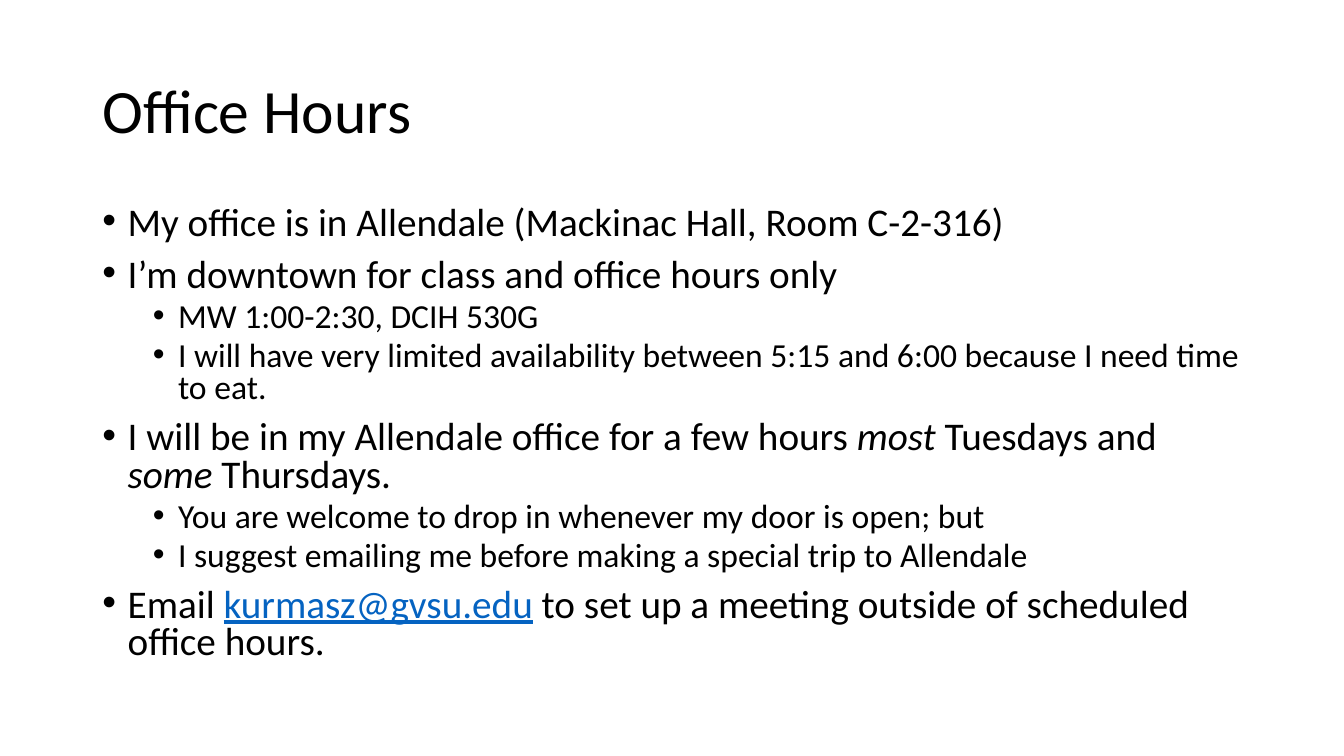
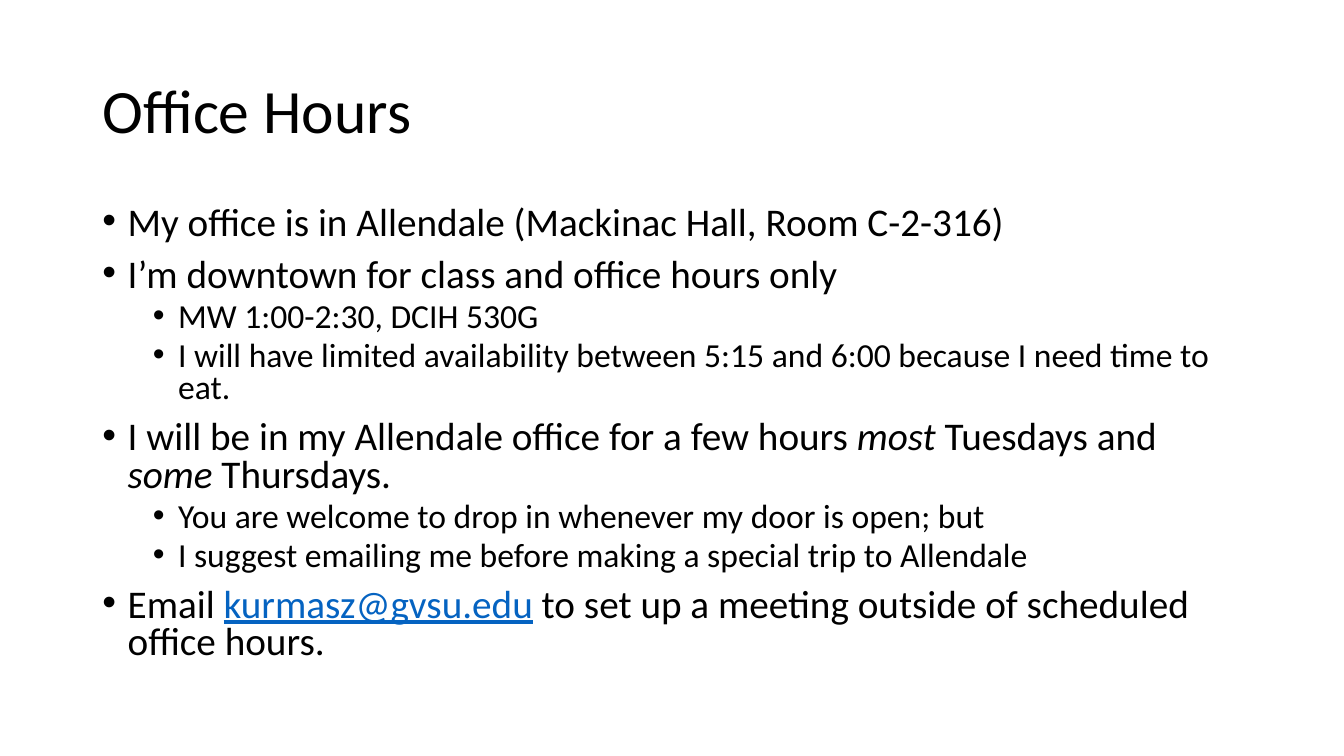
Before and after one commit to KurmasGVSU/KurmasGVSU.github.io, a slide deck: slide 4 of Teaching/Courses/W24/CIS500/LectureNotes/cis500_intro.pptx. Drawn at 1344x756 pixels with LibreOffice and Linux fonts; fonts in the diff are those of the drawing. Boxes give left, top, right and bottom in pixels: in the first picture for what was removed or moved away, otherwise in the second. Text is boxed around its words. In the diff, an @@ line names an element or a change of style, - is before the commit and + after.

```diff
--- a/Teaching/Courses/W24/CIS500/LectureNotes/cis500_intro.pptx
+++ b/Teaching/Courses/W24/CIS500/LectureNotes/cis500_intro.pptx
@@ text at (178, 343, 1209, 400): text changed @@
-  • I will have very limited availability between 5:15 and 6:00 because I need time to eat.
+  • I will have limited availability between 5:15 and 6:00 because I need time to eat.
```
Also in this commit, not shown: 6 other slides changed, 4 other files.
